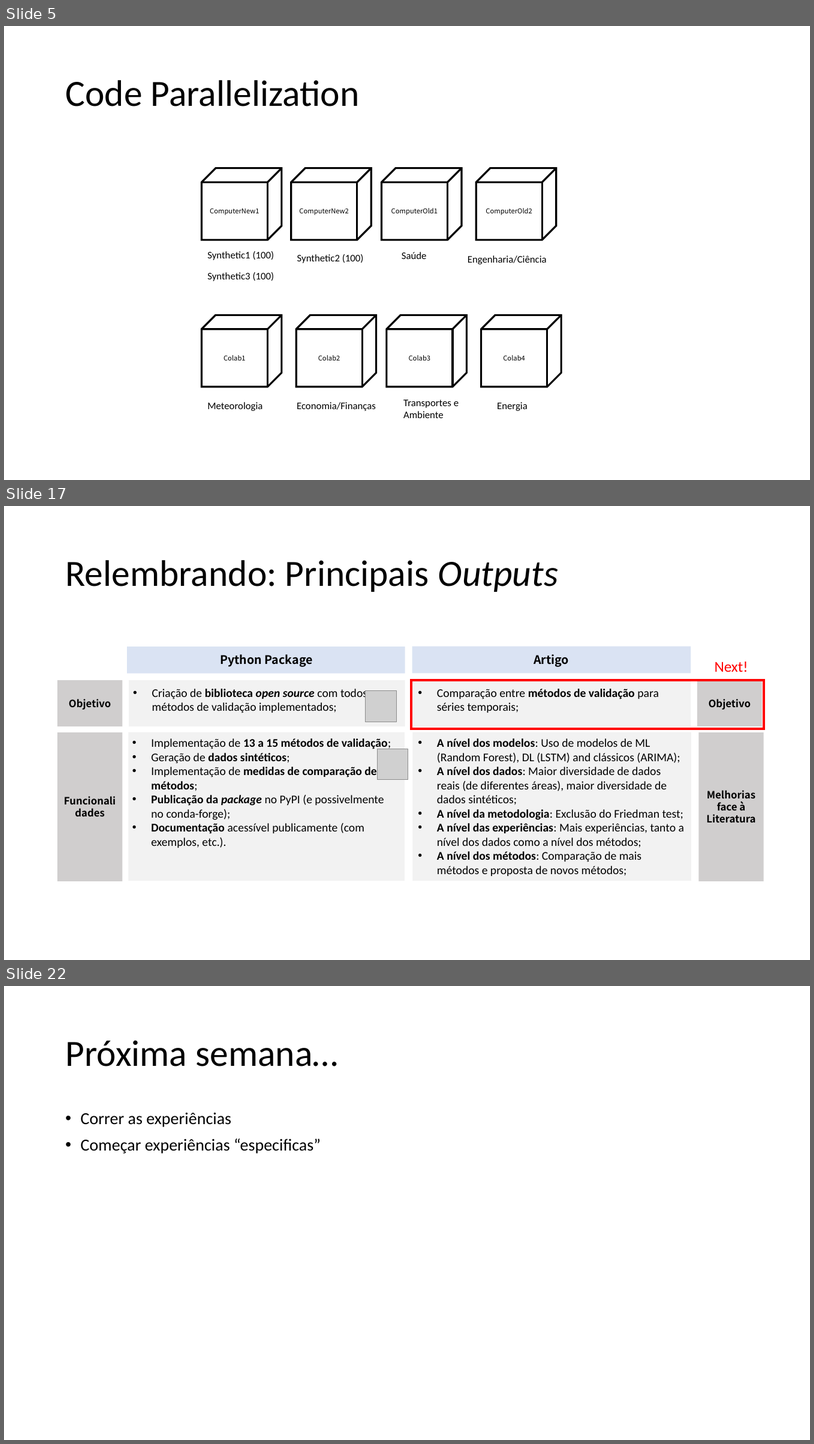
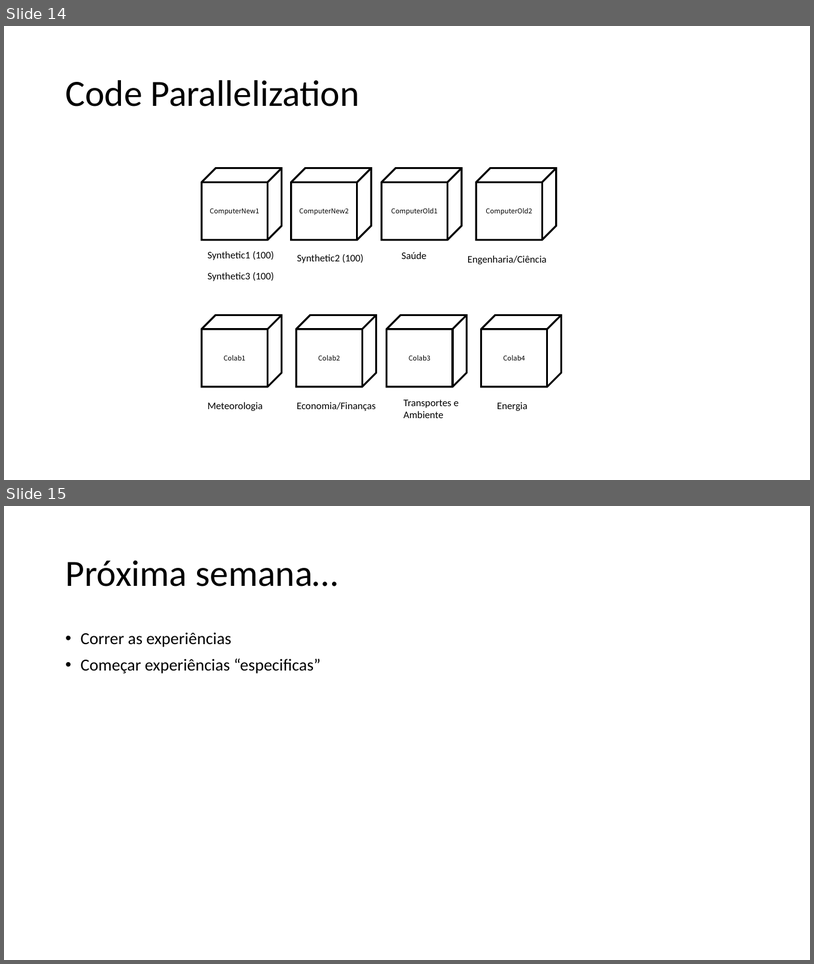
Before and after one commit to MiguelLoureiro98/timecave, a slide deck: papers/.ppt/TimeSeriesCV_31052024.pptx. Shown one above the other, each under a label of ours: slides 5, 17 and 22 before the commit, slides 14 and 15 after it; the slides between them are not shown. The pictures are 814x1444 and 814x964 pixels, drawn with LibreOffice and Linux fonts; fonts in the diff are those of the drawing; grey boxes stand for pictures. Boxes give left, top, right and bottom in pixels: in the first picture for what was removed or moved away, otherwise in the second. Text is boxed around its words. In the diff, an @@ line names an element or a change of style, - is before the commit and + after.

```diff
--- a/papers/.ppt/TimeSeriesCV_31052024.pptx
+++ b/papers/.ppt/TimeSeriesCV_31052024.pptx
@@ slide 17 removed at <box>4,506,810,960</box>, background #FFFFFF @@
@@ title removed at <box>65,560,558,592</box> @@
-Relembrando: Principais Outputs
@@ rectangle removed at <box>128,646,405,673</box> @@
@@ rectangle removed at <box>413,646,691,673</box> @@
@@ text removed at <box>220,654,313,667</box> @@
-Python Package
@@ text removed at <box>534,654,569,667</box> @@
-Artigo
@@ text removed at <box>715,661,749,672</box> @@
-Next!
@@ rectangle removed at <box>57,680,122,726</box> @@
-Objetivo
@@ rectangle removed at <box>129,680,405,726</box> @@
@@ rectangle removed at <box>412,680,764,729</box> @@
@@ rectangle removed at <box>413,680,691,726</box> @@
@@ rectangle removed at <box>698,680,762,726</box> @@
-Objetivo
@@ text removed at <box>152,688,381,713</box> @@
-• Criação de biblioteca open source com todos os métodos de validação implementados;
@@ picture removed at <box>366,691,396,722</box> @@
@@ text removed at <box>437,688,659,712</box> @@
-• Comparação entre métodos de validação para séries temporais;
@@ rectangle removed at <box>57,732,122,881</box> @@
-Funcionalidades
@@ rectangle removed at <box>129,732,405,881</box> @@
@@ text removed at <box>151,738,392,847</box> @@
-• Implementação de 13 a 15 métodos de validação;
-• Geração de dados sintéticos;
-• Implementação de medidas de comparação de métodos;
-• Publicação da package no PyPI (e possivelmente no conda-forge);
-• Documentação acessível publicamente (com exemplos, etc.).
@@ rectangle removed at <box>413,732,692,881</box> @@
@@ text removed at <box>437,738,684,876</box> @@
-• A nível dos modelos: Uso de modelos de ML (Random Forest), DL (LSTM) and clássicos (ARIMA);
-• A nível dos dados: Maior diversidade de dados reais (de diferentes áreas), maior diversidade de dados sintéticos;
-• A nível da metodologia: Exclusão do Friedman test;
-• A nível das experiências: Mais experiências, tanto a nível dos dados como a nível dos métodos;
-• A nível dos métodos: Comparação de mais métodos e proposta de novos métodos;
@@ rectangle removed at <box>699,732,764,881</box> @@
-Melhorias face à Literatura
@@ picture removed at <box>378,748,409,780</box> @@
@@ what was slide 5 is now slide 14 @@
@@ what was slide 22 is now slide 15 @@
```
Also in this commit, not shown: 5 slides changed, 8 slides added, 15 other slides removed, 1 other file.
